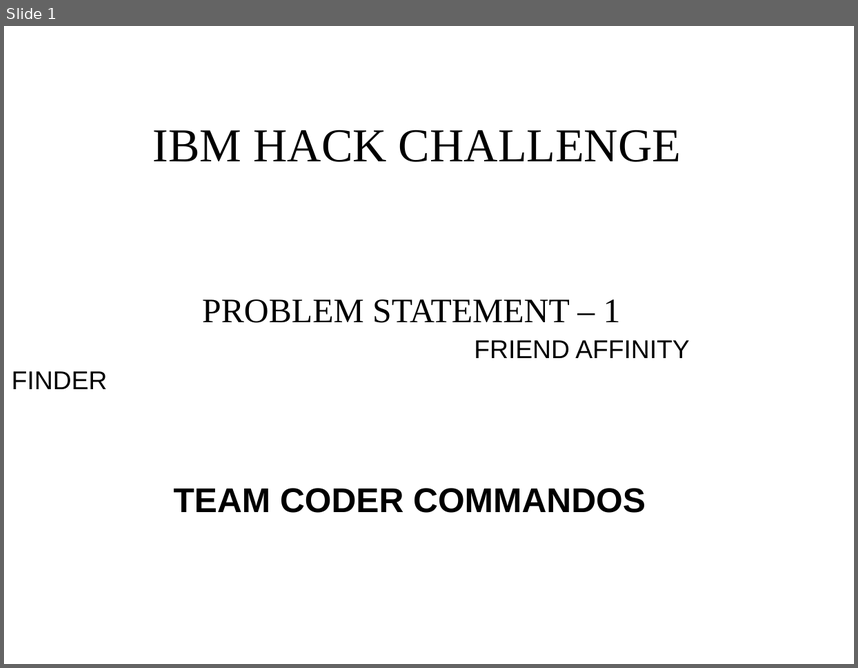
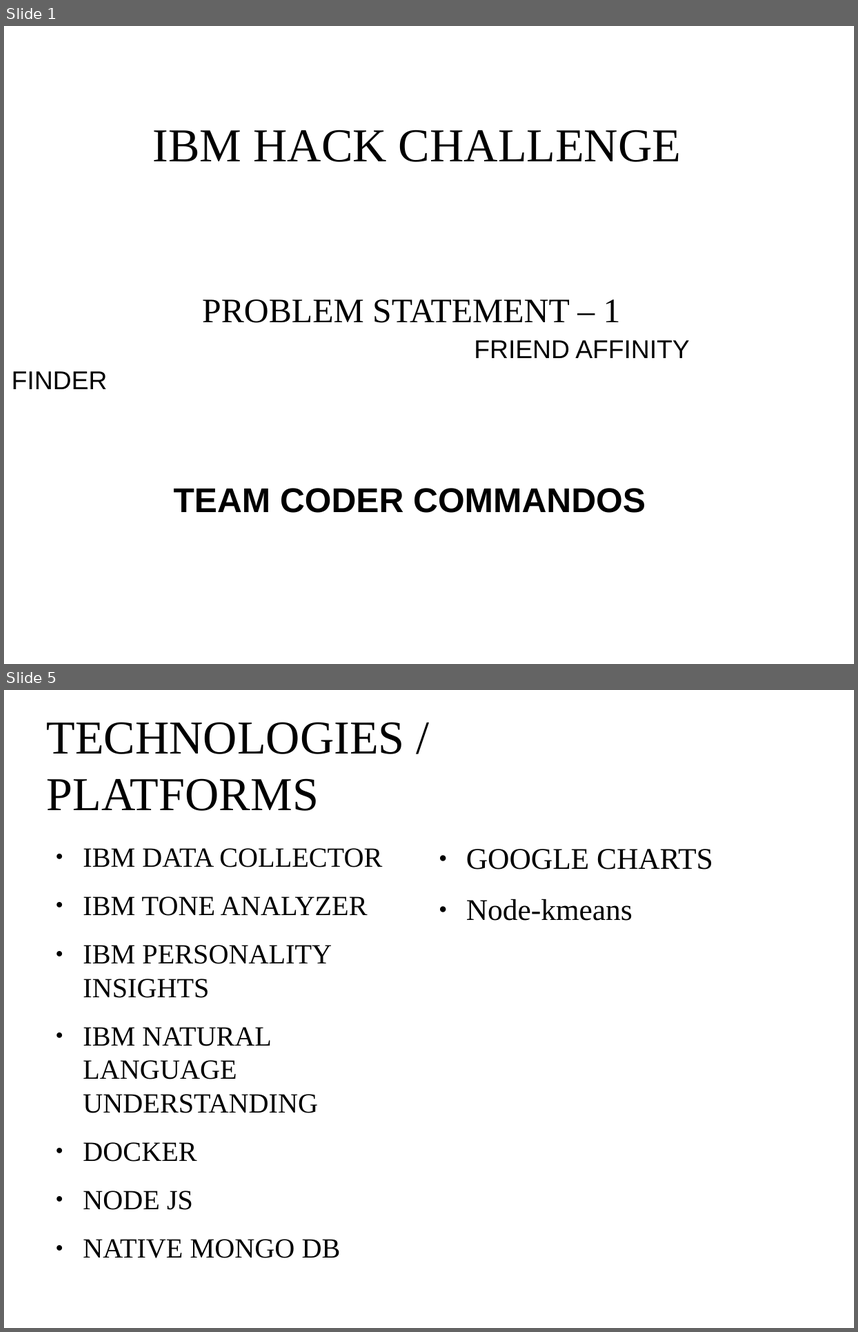
Before and after one commit to ashryaagr/IBM-Hack-Challenge, a slide deck: IBM-PPT.odp. Shown one above the other, each under a label of ours: slide 1 before the commit, slides 1 and 5 after it; the slides between them are not shown. The pictures are 858x668 and 858x1332 pixels, drawn with LibreOffice and Linux fonts; fonts in the diff are those of the drawing; background and template pictures are left out. Boxes give left, top, right and bottom in pixels: in the first picture for what was removed or moved away, otherwise in the second. Text is boxed around its words. In the diff, an @@ line names an element or a change of style, - is before the commit and + after.

```diff
--- a/IBM-PPT.odp
+++ b/IBM-PPT.odp
@@ slide 5 added at (4,690,854,1328), background picture (left out) @@
@@ title added at (47,722,405,811), 44 pt, text #000000 @@
+TECHNOLOGIES / PLATFORMS
@@ text added at (83,848,382,1258), 25.9 pt, text #000000 @@
+● IBM DATA COLLECTOR
+● IBM TONE ANALYZER
+● IBM PERSONALITY INSIGHTS
+● IBM NATURAL LANGUAGE UNDERSTANDING
+● DOCKER
+● NODE JS
+● NATIVE MONGO DB
@@ text added at (466,849,713,920), 28 pt, text #000000 @@
+● GOOGLE CHARTS
+● Node-kmeans
```
Also in this commit, not shown: 1 slide changed, 4 other slides added, 3 slides removed.
